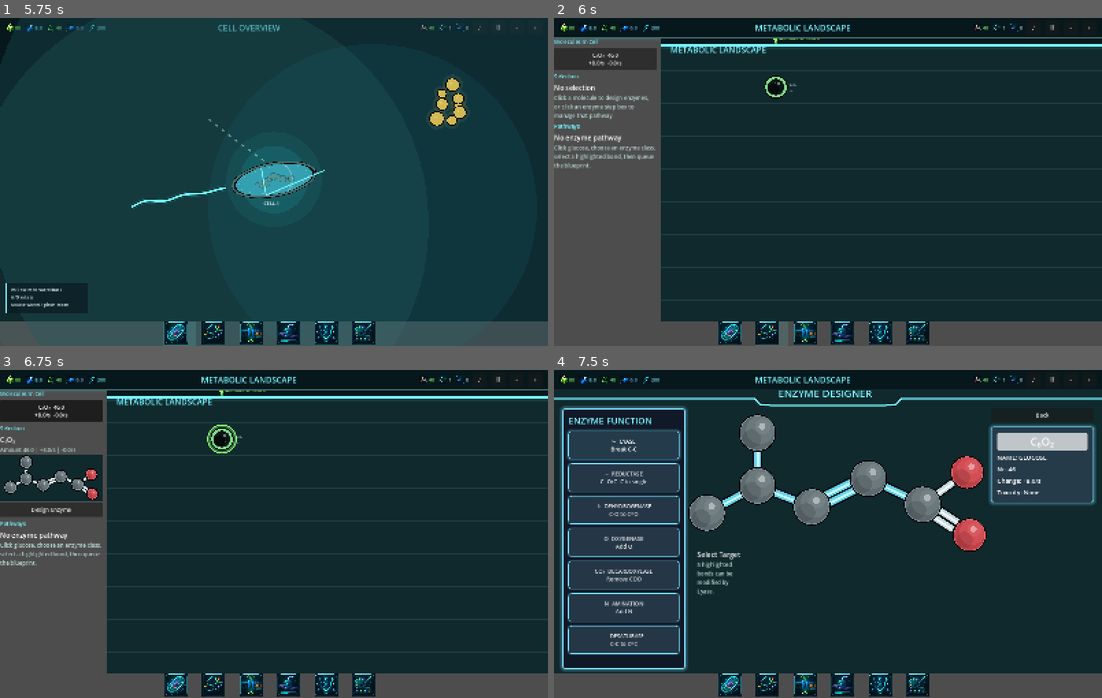
Above: before the commit, frames 1-4 (two rows, left to right).
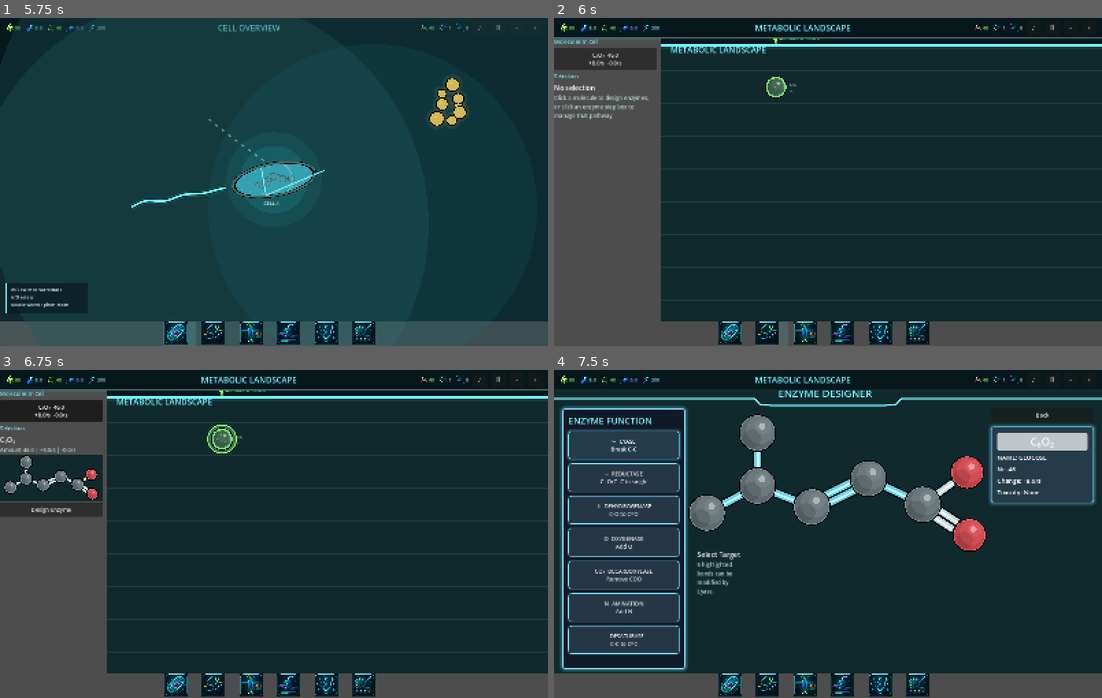
Above: after the commit, the same moments.

Repository: EliasEnglund/SimCell
Game: Godot game, scene res://scenes/main.tscn
Two runs of this game, one before a commit and one after it. Both use one fixed random seed, a clock stepped at 60 frames per second and the inputs below.
Inputs (mouse positions are in pixels of both pictures, inside the frame that each line leads up to):
- Up to frame 1 (5.75 s): click "PLAY" at 0.5 s; click "♪" at 1.25 s; click "♫" at 2 s; click "Ⅱ" at 2.75 s; click "-" at 3.5 s; click "+" at 4.25 s; click (180, 332) at 5.02 s
- Up to frame 2 (6 s): click (773, 332) at 5.77 s
- Up to frame 3 (6.75 s): click "C₆O₂ 46.0 +8.0/s -0.0/s" at 6.5 s
- Up to frame 4 (7.5 s): click "Design Enzyme" at 7.25 s

Frame 1 is identical in both runs. In frame 2, 0.8% of the frame differs, in the area x 0-43%, y 17-46%; in frame 3, 0.7%; in frame 4, nothing differs.

Commit message:
Polish metabolism marble layout and hover

Diff:
--- a/scripts/ui/main.gd
+++ b/scripts/ui/main.gd
@@ -48,6 +48,12 @@
 var membrane_outside_signature := ""
 var membrane_transporter_signature := ""
 var selected_pathway := ""
+var metabolism_layout_positions := {}
+var metabolism_manual_positions := {}
+var metabolism_goal_positions := {}
+var metabolism_molecule_list_signature := ""
+var metabolism_molecule_buttons := {}
+var hovered_metabolism_molecule := ""
 
 var designer_tool := "lyase"
 var designer_target := -1
@@ -258,6 +264,9 @@
 	content.add_child(cell_view)
 
 func _build_metabolism_view() -> void:
+	metabolism_molecule_list_signature = ""
+	metabolism_molecule_buttons = {}
+	hovered_metabolism_molecule = ""
 	var layout := HBoxContainer.new()
 	layout.set_anchors_preset(Control.PRESET_FULL_RECT)
 	layout.add_theme_constant_override("separation", 12)
@@ -273,9 +282,7 @@
 	side.add_child(_section_label("Selection"))
 	detail_panel = VBoxContainer.new()
 	side.add_child(detail_panel)
-	side.add_child(_section_label("Pathways"))
 	pathway_box = VBoxContainer.new()
-	side.add_child(pathway_box)
 
 	map_layer = Control.new()
 	map_layer.size_flags_horizontal = Control.SIZE_EXPAND_FILL
@@ -284,6 +291,7 @@
 	layout.add_child(map_layer)
 	metabolism_workspace = MetabolismWorkspaceScript.new()
 	metabolism_workspace.simulation = sim
+	metabolism_workspace.use_persistent_layout(metabolism_layout_positions, metabolism_manual_positions, metabolism_goal_positions)
 	metabolism_workspace.set_anchors_preset(Control.PRESET_FULL_RECT)
 	metabolism_workspace.clip_contents = true
 	metabolism_workspace.molecule_requested.connect(_handle_molecule_click)
@@ -883,40 +891,59 @@
 	return scene
 
 func _refresh_metabolism() -> void:
-	_clear(molecule_list)
-	for id in sim.present_molecule_ids():
-		molecule_list.add_child(_molecule_list_button(id))
+	var ids := sim.present_molecule_ids()
+	var signature := ",".join(ids)
+	if signature != metabolism_molecule_list_signature:
+		metabolism_molecule_list_signature = signature
+		metabolism_molecule_buttons = {}
+		_clear(molecule_list)
+		for id in ids:
+			var button := _molecule_list_button(id)
+			metabolism_molecule_buttons[id] = button
+			molecule_list.add_child(button)
+	for id in ids:
+		if metabolism_molecule_buttons.has(id):
+			_update_molecule_list_button(metabolism_molecule_buttons[id], id)
 	_refresh_selection_detail()
-	_refresh_pathways()
 	if metabolism_workspace != null:
 		metabolism_workspace.selected_pathway = selected_pathway
 		metabolism_workspace.rebuild()
 
 func _molecule_list_button(id: String) -> Button:
+	var button := Button.new()
+	button.toggle_mode = true
+	button.custom_minimum_size = Vector2(0, 62)
+	_update_molecule_list_button(button, id)
+	button.mouse_entered.connect(func():
+		hovered_metabolism_molecule = id
+		_set_metabolism_hover(id)
+	)
+	button.mouse_exited.connect(func():
+		if hovered_metabolism_molecule == id:
+			hovered_metabolism_molecule = ""
+			_set_metabolism_hover("")
+	)
+	button.pressed.connect(func(): _handle_molecule_click(id))
+	return button
+
+func _update_molecule_list_button(button: Button, id: String) -> void:
+	if not sim.molecule_types.has(id):
+		return
 	var molecule: Dictionary = sim.molecule_types[id]
 	var rates: Dictionary = sim.molecule_rates.get(id, {"production": 0.0, "consumption": 0.0})
-	var button := Button.new()
 	button.text = "%s  %.1f\n+%.1f/s  -%.1f/s" % [
 		molecule.get("formula", "Molecule"),
 		float(sim.molecule_amounts.get(id, 0.0)),
 		float(rates.get("production", 0.0)),
 		float(rates.get("consumption", 0.0))
 	]
-	button.toggle_mode = true
 	button.button_pressed = sim.selected_molecule == id
-	button.custom_minimum_size = Vector2(0, 62)
-	button.mouse_entered.connect(func():
-		if metabolism_workspace != null:
-			metabolism_workspace.highlighted_molecule_id = id
-			metabolism_workspace.rebuild()
-	)
-	button.mouse_exited.connect(func():
-		if metabolism_workspace != null and metabolism_workspace.highlighted_molecule_id == id:
-			metabolism_workspace.highlighted_molecule_id = ""
-			metabolism_workspace.rebuild()
-	)
-	button.pressed.connect(func(): _handle_molecule_click(id))
-	return button
+
+func _set_metabolism_hover(id: String) -> void:
+	if metabolism_workspace == null or metabolism_workspace.highlighted_molecule_id == id:
+		return
+	metabolism_workspace.highlighted_molecule_id = id
+	metabolism_workspace.rebuild()
 
 func _refresh_selection_detail() -> void:
 	_clear(detail_panel)
--- a/scripts/ui/metabolism_workspace.gd
+++ b/scripts/ui/metabolism_workspace.gd
@@ -164,6 +164,11 @@
 
 func rebuild() -> void:
 	_rebuild()
+
+func use_persistent_layout(layout_positions: Dictionary, manual_positions: Dictionary, goal_positions: Dictionary) -> void:
+	_layout_positions = layout_positions
+	_manual_positions = manual_positions
+	_manual_goal_positions = goal_positions
 
 func _rebuild() -> void:
 	var restore_hover := _hover_inside and not _dragging and get_rect().has_point(_last_hover_local)
@@ -763,13 +768,12 @@
 		else:
 			line_color = Color("8aa1a7")
 		var scale := maxf(0.35, zoom_scale)
-		for i in points.size() - 1:
-			var a: Vector2 = points[i]
-			var b: Vector2 = points[i + 1]
-			if a.distance_to(b) < 4.0:
-				continue
-			draw_line(a, b, Color("02070b"), 7.0 * scale, true)
-			draw_line(a, b, line_color, 3.0 * scale, true)
+		var clean_points := PackedVector2Array()
+		for point in points:
+			clean_points.append(point)
+		if clean_points.size() >= 2:
+			draw_polyline(clean_points, Color("02070b"), 7.0 * scale, true)
+			draw_polyline(clean_points, line_color, 3.0 * scale, true)
 		var end: Vector2 = points[points.size() - 1]
 		var previous: Vector2 = points[points.size() - 2]
 		var dir := (end - previous).normalized()
@@ -807,11 +811,11 @@
 			if points.size() < 2 or length < 8.0:
 				continue
 			var rate := float(route.get("rate", 0.0))
-			var count := clampi(int(ceil(rate * 5.0)), 3, 18)
-			var speed := 34.0 + minf(rate, 8.0) * 11.0
+			var count := clampi(int(ceil(rate * 6.0)), 4, 22)
+			var scale := maxf(0.35, zoom_scale)
+			var speed := (18.0 + minf(rate, 8.0) * 5.5) * scale
 			var from_color: Color = route.get("from_color", Color("8cff6a"))
 			var to_color: Color = route.get("to_color", from_color)
-			var scale := maxf(0.35, zoom_scale)
 			for i in count:
 				if drawn >= 220:
 					return
@@ -821,12 +825,12 @@
 				var sample_info := _sample_route_info(points, distance)
 				var sample: Vector2 = sample_info.get("point", Vector2.ZERO)
 				var normal: Vector2 = sample_info.get("normal", Vector2.RIGHT)
-				var jitter_phase := now * (2.2 + seed) + seed * TAU
-				var jitter := Vector2(cos(jitter_phase * 1.37), sin(jitter_phase * 1.91)) * (1.6 + seed * 2.4)
+				var jitter_phase := now * (0.85 + seed * 0.35) + seed * TAU
+				var jitter := Vector2(cos(jitter_phase * 1.37), sin(jitter_phase * 1.91)) * (1.3 + seed * 2.0) * scale
 				var color := from_color.lerp(to_color, clampf(t, 0.0, 1.0))
-				var alpha := 0.32 + 0.58 * sin(t * PI)
-				var radius := (2.0 + seed * 2.4) * scale
-				var side_offset := normal * (8.0 + seed * 4.0) * scale
+				var alpha := 0.42 + 0.50 * sin(t * PI)
+				var radius := (2.2 + seed * 2.8) * scale
+				var side_offset := normal * (10.0 + seed * 5.0) * scale
 				draw_rect(Rect2(sample + side_offset + jitter - Vector2.ONE * radius * 0.5, Vector2.ONE * radius), Color(color.r, color.g, color.b, alpha), true)
 				drawn += 1
 
@@ -927,13 +931,20 @@
 		var shadow_radius := radius * (1.24 if lifted else 1.05)
 		draw_circle(size * 0.5 + Vector2(0.0, radius * (0.46 if lifted else 0.20)), shadow_radius, Color(0.0, 0.0, 0.0, (0.42 if lifted else 0.30) * alpha))
 		draw_circle(center, glow_radius, glow)
-		draw_circle(center, radius + 5.0 * scale, Color(0.0, 0.015, 0.018, 0.95 * alpha))
-		draw_circle(center, radius + 1.5 * scale, Color(pebble_color.lightened(0.18).r, pebble_color.lightened(0.18).g, pebble_color.lightened(0.18).b, alpha))
-		draw_circle(center, radius - 5.0 * scale, Color(0.035, 0.065, 0.070, 0.98 * alpha))
-		draw_circle(center + Vector2(-radius * 0.22, radius * 0.24), radius * 0.56, Color(0.010, 0.026, 0.030, 0.72 * alpha))
+		draw_circle(center, radius + 3.7 * scale, Color(0.0, 0.013, 0.015, 0.94 * alpha))
+		draw_circle(center, radius + 0.8 * scale, Color(pebble_color.lightened(0.14).r, pebble_color.lightened(0.14).g, pebble_color.lightened(0.14).b, alpha))
+		var core := Color(
+			lerpf(0.11, pebble_color.r, 0.24),
+			lerpf(0.15, pebble_color.g, 0.24),
+			lerpf(0.16, pebble_color.b, 0.24),
+			0.98 * alpha
+		)
+		draw_circle(center, radius - 4.4 * scale, core)
+		draw_circle(center + Vector2(radius * 0.18, -radius * 0.25), radius * 0.64, Color(pebble_color.lightened(0.18).r, pebble_color.lightened(0.18).g, pebble_color.lightened(0.18).b, 0.13 * alpha))
+		draw_circle(center + Vector2(radius * 0.08, -radius * 0.06), radius * 0.86, Color(1.0, 1.0, 1.0, 0.045 * alpha))
 		_draw_storage_dust(center, radius, amount, alpha)
-		draw_arc(center, radius * 0.83, -1.20, 2.10, 28, Color(pebble_color.lightened(0.45).r, pebble_color.lightened(0.45).g, pebble_color.lightened(0.45).b, 0.28 * alpha), 2.0 * scale, true)
-		draw_circle(center + Vector2(radius * 0.28, -radius * 0.34), radius * 0.18, Color(1, 1, 1, 0.42 * alpha))
+		draw_arc(center, radius * 0.78, -0.82, 2.00, 30, Color(pebble_color.lightened(0.38).r, pebble_color.lightened(0.38).g, pebble_color.lightened(0.38).b, 0.22 * alpha), 1.8 * scale, true)
+		draw_circle(center + Vector2(radius * 0.27, -radius * 0.34), radius * 0.17, Color(1, 1, 1, 0.48 * alpha))
 		if is_target:
 			draw_circle(center, radius * 0.58, Color(0.0, 0.015, 0.018, 0.62 * alpha))
 			draw_arc(center, radius * 0.72, 0.0, TAU, 36, Color("8cff6a"), 2.0, true)
@@ -950,16 +961,17 @@
 	func _draw_storage_dust(center: Vector2, radius: float, amount: float, alpha: float) -> void:
 		if amount <= 0.001:
 			return
-		var count := clampi(int(sqrt(amount) * 1.15), 4, 42)
+		var count := clampi(int(sqrt(amount) * 1.65), 6, 64)
 		var time := Time.get_ticks_msec() / 1000.0
 		for i in count:
 			var seed := float((abs(molecule_id.hash()) + i * 31) % 97) / 97.0
 			var angle := seed * TAU + time * (0.28 + seed * 0.18)
-			var ring := sqrt(seed) * radius * 0.54
+			var ring := sqrt(seed) * radius * 0.57
 			var drift := Vector2(cos(angle), sin(angle * 1.41)) * ring
 			var pos := center + drift
-			var size_px := maxf(1.0, radius * (0.045 + seed * 0.025))
-			draw_rect(Rect2(pos - Vector2.ONE * size_px * 0.5, Vector2.ONE * size_px), Color(pebble_color.r, pebble_color.g, pebble_color.b, 0.34 * alpha), true)
+			var size_px := maxf(1.3, radius * (0.052 + seed * 0.034))
+			var dust := pebble_color.lightened(0.22)
+			draw_rect(Rect2(pos - Vector2.ONE * size_px * 0.5, Vector2.ONE * size_px), Color(dust.r, dust.g, dust.b, 0.54 * alpha), true)
 
 class MoleculeHoverPopup:
 	extends Control
